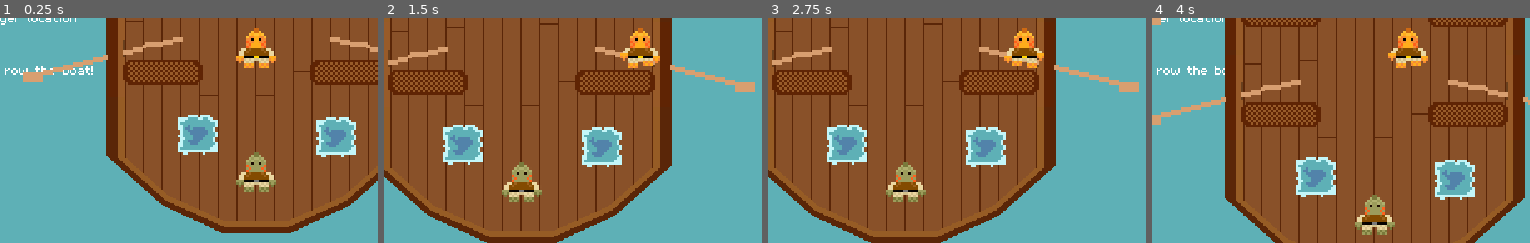
Above: before the commit, frames 1-4 (left to right).
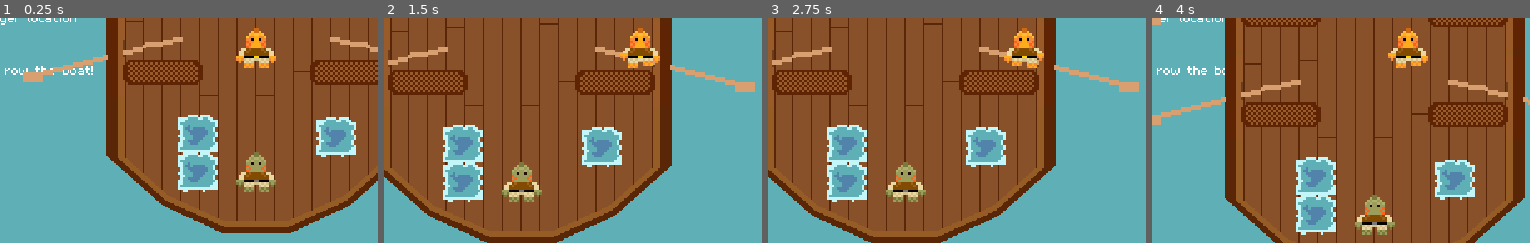
Above: after the commit, the same moments.

Repository: Splashy-Inc/splish-splashisson
Game: Godot game, scene res://Scenes/playground.tscn
Two runs of this game, one before a commit and one after it. Both use one fixed random seed, a clock stepped at 60 frames per second and the inputs below.
Inputs:
- Up to frame 1 (0.25 s): no input
- Up to frame 2 (1.5 s): tap Enter at 0.5 s; hold D (right) 0.53-1.28 s; hold I (interact) 0.53-1.28 s; hold S (down) from 1.28 s (still down); tap O (location) at 1.35 s
- Up to frame 3 (2.75 s): release S (down) at 2.03 s; hold D (right) from 2.03 s (still down); hold I (interact) from 2.03 s (still down)
- Up to frame 4 (4 s): release D (right) at 2.78 s; release I (interact) at 2.78 s; hold W (up) 2.78-3.53 s; tap O (location) at 2.85 s; tap Space at 3.5 s; hold A (left) from 3.53 s (still down); hold I (interact) from 3.53 s (still down)
The pictures show only the part of the screen within x 19-69%, y 43-93%; the shares and areas given below are measured in that part.

The runs differ from the first frame. In frame 1, 1.7% of the frame differs, in the area x 47-58%, y 59-78%; in frame 2, 1.7%; in frame 3, 1.7%; in frame 4, 1.6%.

Commit message:
When crew finishes puddle, moves to next

Diff:
--- a/Scenes/crew_member.gd
+++ b/Scenes/crew_member.gd
@@ -2,7 +2,7 @@
 
 class_name Crew
 
-signal task_started
+signal assignment_started
 
 @export var test_assignment: Node2D
 @export var current_assignment: Node2D
@@ -82,7 +82,7 @@
 func _on_interactable_range_body_entered(body: Node2D) -> void:
 	if body == current_assignment and body is Task:
 		if body.set_worker(self):
-			task_started.emit()
+			assignment_started.emit()
 		else:
 			set_assignment(null) # TODO: Create cancel/fail animation and function to cancel/fail assignment
 
@@ -94,11 +94,33 @@
 	$AnimatedSprite2D.material.set_shader_parameter("on", is_selected)
 
 func start_bailing():
-	$BailingTimer.start()
+	if current_assignment is Puddle:
+		current_assignment.died.connect(_on_assigned_puddle_died)
+		$BailingTimer.start()
 
 func stop_bailing():
-	$BailingTimer.stop()
+	if current_assignment is Puddle:
+		var puddles = get_tree().get_nodes_in_group("puddle")
+		if puddles.is_empty():
+			set_assignment(null)
+		else:
+			var closest_puddle = puddles.front()
+			for puddle in puddles:
+				if global_position.distance_to(puddle.global_position) < global_position.distance_to(closest_puddle.global_position):
+					closest_puddle = puddle
+			set_assignment(closest_puddle)
+			if global_position.distance_to(closest_puddle.global_position) < $InteractableRange/CollisionShape2D.shape.radius:
+				assignment_started.emit()
+		$BailingTimer.stop()
+
 
 func _on_bailing_timer_timeout() -> void:
 	if current_assignment is Puddle:
 		current_assignment.decrease_stage()
+
+func _on_assigned_puddle_died():
+	stop_bailing()
+
+func _on_assignment_started() -> void:
+	if current_assignment is Puddle:
+		start_bailing()
--- a/Scenes/crew_member.tscn
+++ b/Scenes/crew_member.tscn
@@ -422,4 +422,8 @@
 }
 autoplay = "idle_down"
 
+[node name="BailingTimer" type="Timer" parent="."]
+
+[connection signal="assignment_started" from="." to="." method="_on_assignment_started"]
 [connection signal="body_entered" from="InteractableRange" to="." method="_on_interactable_range_body_entered"]
+[connection signal="timeout" from="BailingTimer" to="." method="_on_bailing_timer_timeout"]
--- a/Scenes/playground.tscn
+++ b/Scenes/playground.tscn
@@ -86,3 +86,6 @@
 
 [node name="Puddle2" parent="Obstacles" instance=ExtResource("7_qljs6")]
 position = Vector2(384, 272)
+
+[node name="Puddle3" parent="Obstacles" instance=ExtResource("7_qljs6")]
+position = Vector2(273, 300)
--- a/Scenes/puddle.gd
+++ b/Scenes/puddle.gd
@@ -1,6 +1,8 @@
 extends Task
 
 class_name Puddle
+
+signal died
 
 enum Stage {
 	SMALL,
@@ -41,15 +43,14 @@
 		_set_stage()
 
 func die():
-	worker.stop_bailing()
-	worker.set_assignment(null)
+	remove_from_group("puddle")
+	died.emit()
 	queue_free()
 
 func set_worker(new_worker: Crew) -> bool:
 	if new_worker: # Only allow setting worker if not already taken
 		if worker == null:
 			assignee = worker
-			new_worker.start_bailing()
 		else:
 			return false
 	else:
--- a/Scenes/puddle.tscn
+++ b/Scenes/puddle.tscn
@@ -36,7 +36,7 @@
 [sub_resource type="RectangleShape2D" id="RectangleShape2D_8ratk"]
 size = Vector2(24, 24)
 
-[node name="Puddle" type="StaticBody2D"]
+[node name="Puddle" type="StaticBody2D" groups=["puddle"]]
 collision_layer = 4
 collision_mask = 0
 script = ExtResource("1_ninmo")
--- a/project.godot
+++ b/project.godot
@@ -32,6 +32,7 @@
 [global_group]
 
 rowing_animation=""
+puddle=""
 
 [gui]
 
